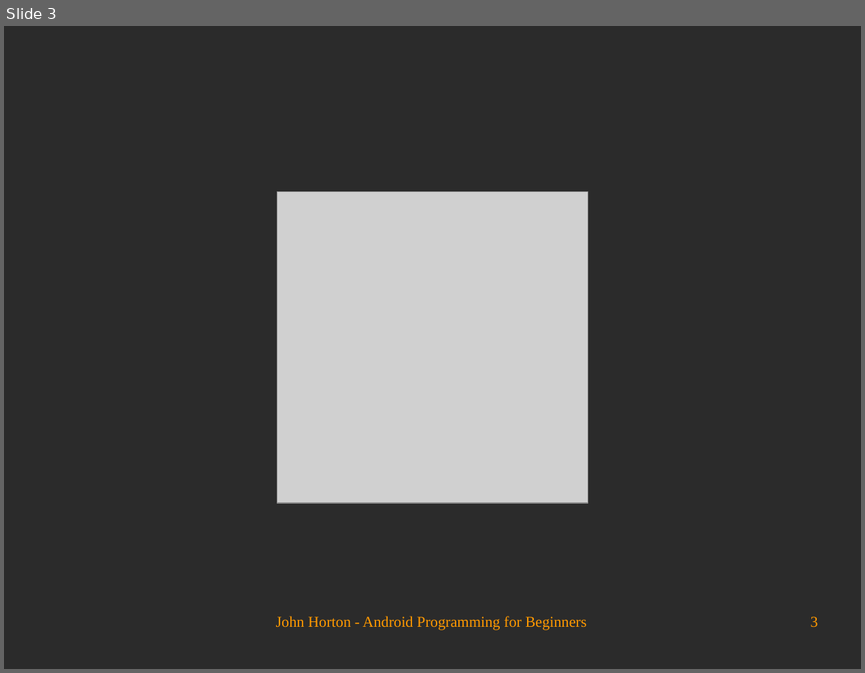
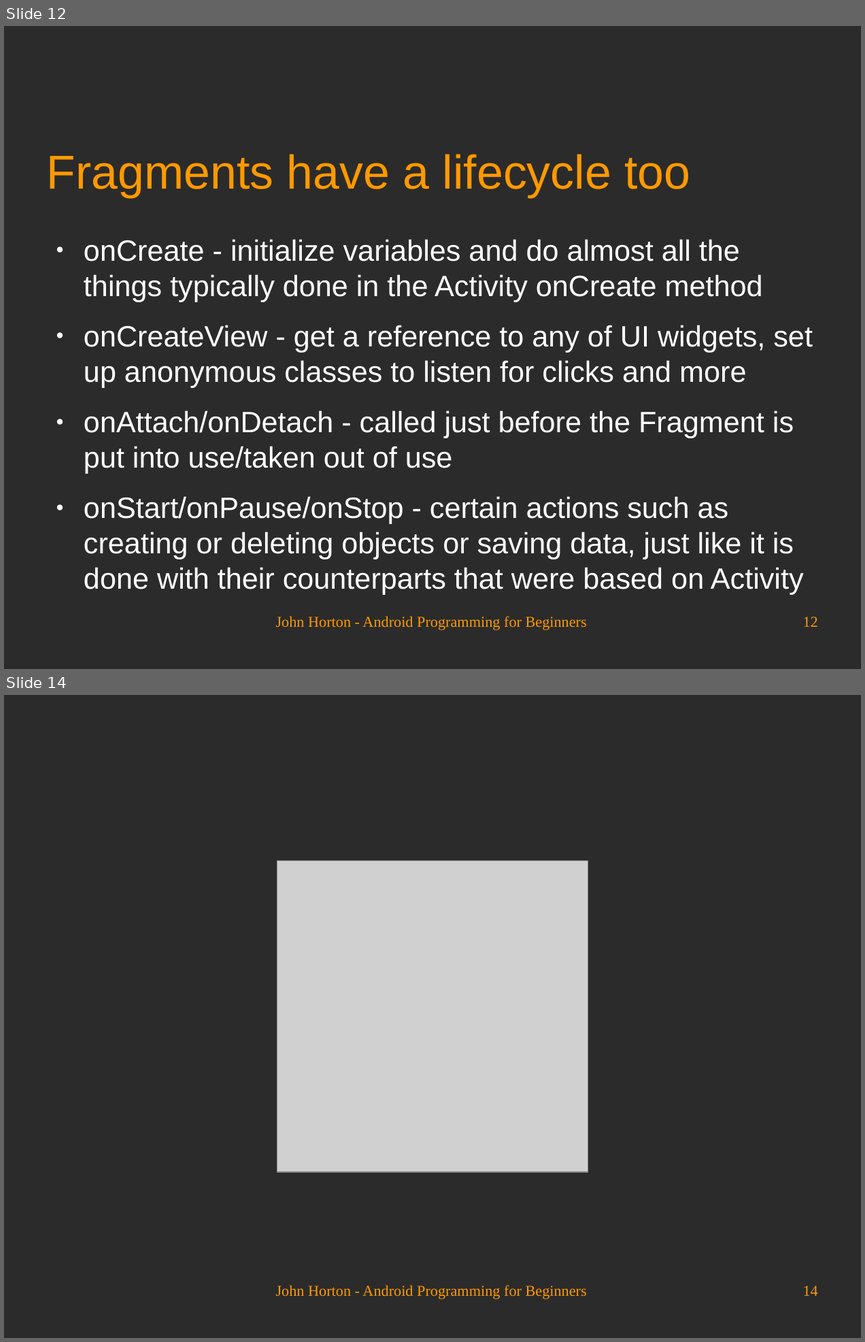
Before and after one commit to Academy-Soft-Intellect/Android-Programming-for-Beginners, a slide deck: 18_Design_Patterns_Fragments_and_the_Real_World.odp. Shown one above the other, each under a label of ours: slide 3 before the commit, slides 12 and 14 after it; the slides between them are not shown. The pictures are 865x673 and 865x1342 pixels, drawn with LibreOffice and Linux fonts; fonts in the diff are those of the drawing; grey boxes stand for pictures; background and template pictures are left out; a plain dark background stands for a picture behind light text. Boxes give left, top, right and bottom in pixels: in the first picture for what was removed or moved away, otherwise in the second. Text is boxed around its words. In the diff, an @@ line names an element or a change of style, - is before the commit and + after.

```diff
--- a/18_Design_Patterns_Fragments_and_the_Real_World.odp
+++ b/18_Design_Patterns_Fragments_and_the_Real_World.odp
@@ slide 12 added at (4, 26, 861, 669), background picture (left out) @@
@@ title added at (47, 154, 690, 197), 44 pt, text #FF9900 @@
+Fragments have a lifecycle too
@@ text added at (84, 239, 813, 594), 27.2 pt, text #FFFFFF @@
+● onCreate - initialize variables and do almost all the things typically done in the Activity onCreate method
+● onCreateView - get a reference to any of UI widgets, set up anonymous classes to listen for clicks and more
+● onAttach/onDetach - called just before the Fragment is put into use/taken out of use
+● onStart/onPause/onStop - certain actions such as creating or deleting objects or saving data, just like it is done with their counterparts that were based on Activity
@@ text added at (276, 616, 587, 630), 14 pt, text #FF9900 @@
+John Horton - Android Programming for Beginners
@@ page number added at (803, 616, 818, 626), 14 pt, text #FF9900 @@
+12
@@ what was slide 3 is now slide 14 @@
@@ page number at (803, 1285, 818, 1295): text changed @@
-3
+14
```
Also in this commit, not shown: 2 slides changed, 10 other slides added.
